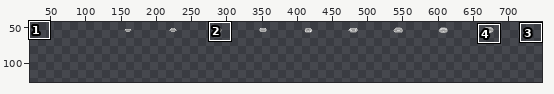
Pixel-art file: Assets/Images/mouths.aseprite. The picture above shows the old version from afar; the outline marks the close-up.
Close-up. Before the edit:
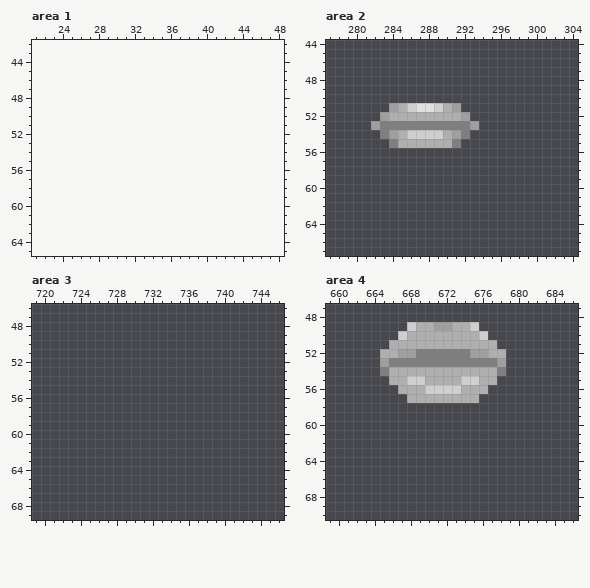
640x128 pixels, 1 frame. Shown: area 1: x 21..48, y 42..65; area 2: x 277..304, y 44..67; area 3: x 719..746, y 46..69; area 4: x 659..686, y 47..70. The old version is drawn lined up with the new one, on the new canvas. The wide view leaves out empty margins. The commit also changed other parts of the picture, which this record leaves out.
After:
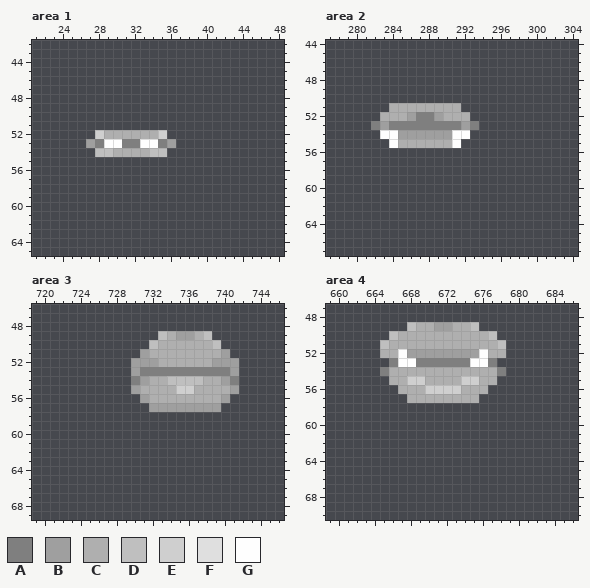
Palette (. is transparent): A #7f7f7f  B #9f9f9f  C #afafaf  D #bfbfbf  E #cfcfcf  F #dfdfdf  G #fefefe
Edits made:
canvas 640x128 -> 768x128, the old top-left corner now at 128,0
Changed rows in their new state; - is an unchanged pixel.
Area 1:
first column x 27:
52 -ECCCCCCE-
53 BAGGAAGGAB
54 -DDCCCCDD-
Area 2:
first column x 282:
51 --C-CCCC-C--
52 -C--BAAB--C-
53 AB--------BA
54 -GGBBBBBBGG-
55 --G------G--
Area 3:
first column x 730:
49 ---DCBBCD---
50 --DCCCCCCD--
51 -BCCCCCCCCB-
52 BBBCCCCCCBBB
53 BAAAAAAAAAAB
54 ABCCDDDDCCBA
55 BCCCCEECCCCB
56 -BCCCCCCCCB-
57 --BBBBBBBB--
Area 4:
first column x 665:
49 ---D------D---
50 -DC--------CD-
51 D------------D
52 --G-BBBBBB-G--
53 .-GG------GG-.
Boxes around the changes in both close-ups, in picture pixels (x1, y1, x2, y2):
added: (86, 130, 176, 157)
changed: (371, 103, 479, 148)
added: (131, 331, 239, 412)
changed: (380, 322, 506, 367)
